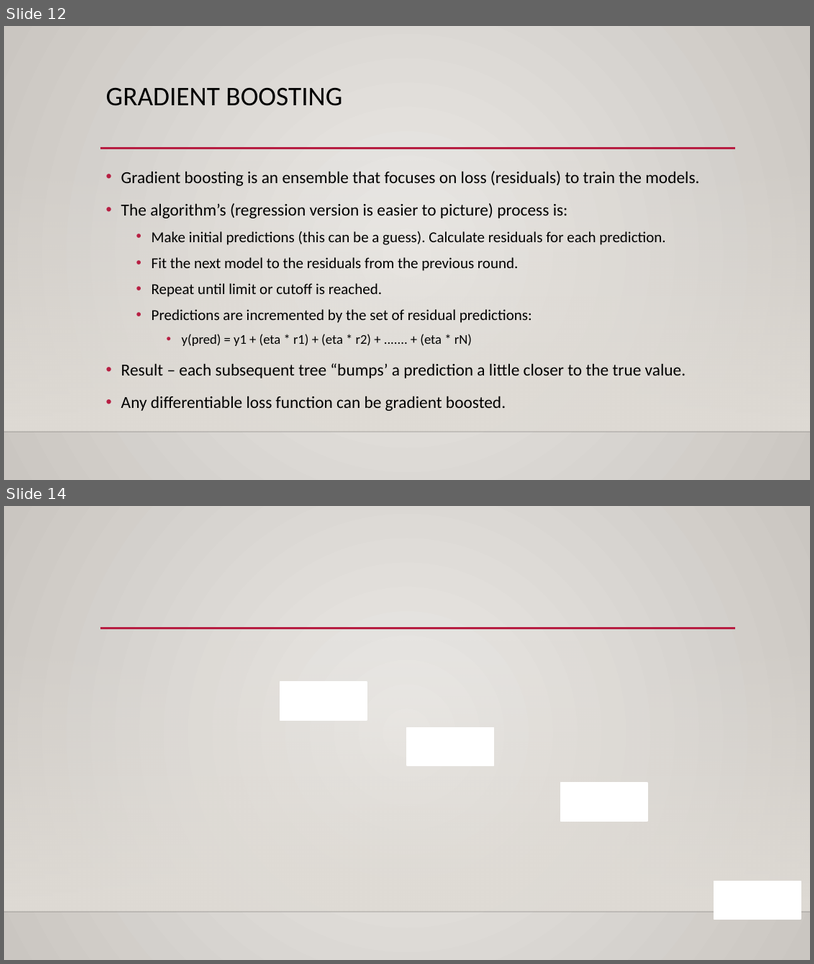
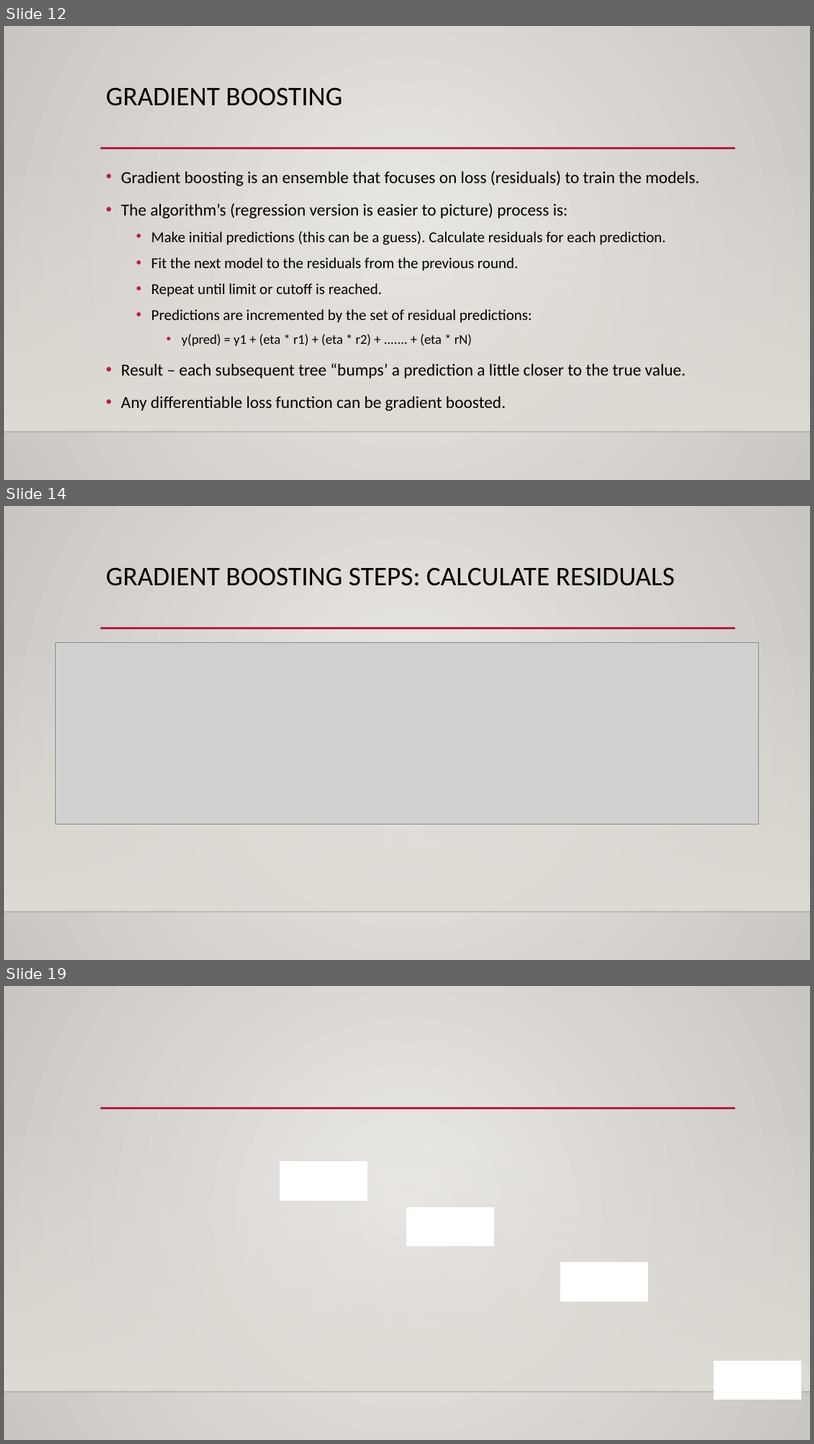
Before and after one commit to allyryry/3950_Workbooks, a slide deck: reference_content/Slides/boosting.pptx. Shown one above the other, each under a label of ours: slides 12 and 14 before the commit, slides 12, 14 and 19 after it; the slides between them are not shown. The pictures are 814x964 and 814x1444 pixels, drawn with LibreOffice and Linux fonts; fonts in the diff are those of the drawing; grey boxes stand for pictures; background and template pictures are left out. Boxes give left, top, right and bottom in pixels: in the first picture for what was removed or moved away, otherwise in the second. Text is boxed around its words. In the diff, an @@ line names an element or a change of style, - is before the commit and + after.

```diff
--- a/reference_content/Slides/boosting.pptx
+++ b/reference_content/Slides/boosting.pptx
@@ slide 14 added at (4, 506, 810, 960), background gradient #ECEAE7 to #CAC7C1; not listed: 3 template elements that a slide beside it also shows @@
@@ title added at (106, 567, 675, 586), 32 pt, text #000000 @@
+GRADIENT BOOSTING STEPS: CALCULATE RESIDUALS
@@ picture added at (55, 642, 759, 824) @@
@@ what was slide 14 is now slide 19 @@
```
Also in this commit, not shown: 4 slides changed, 4 other slides added.
